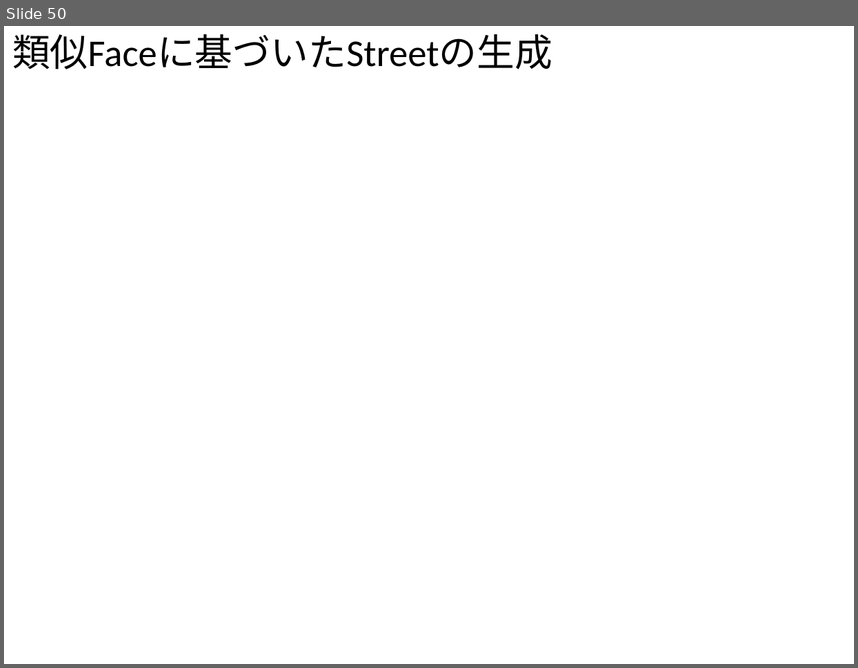
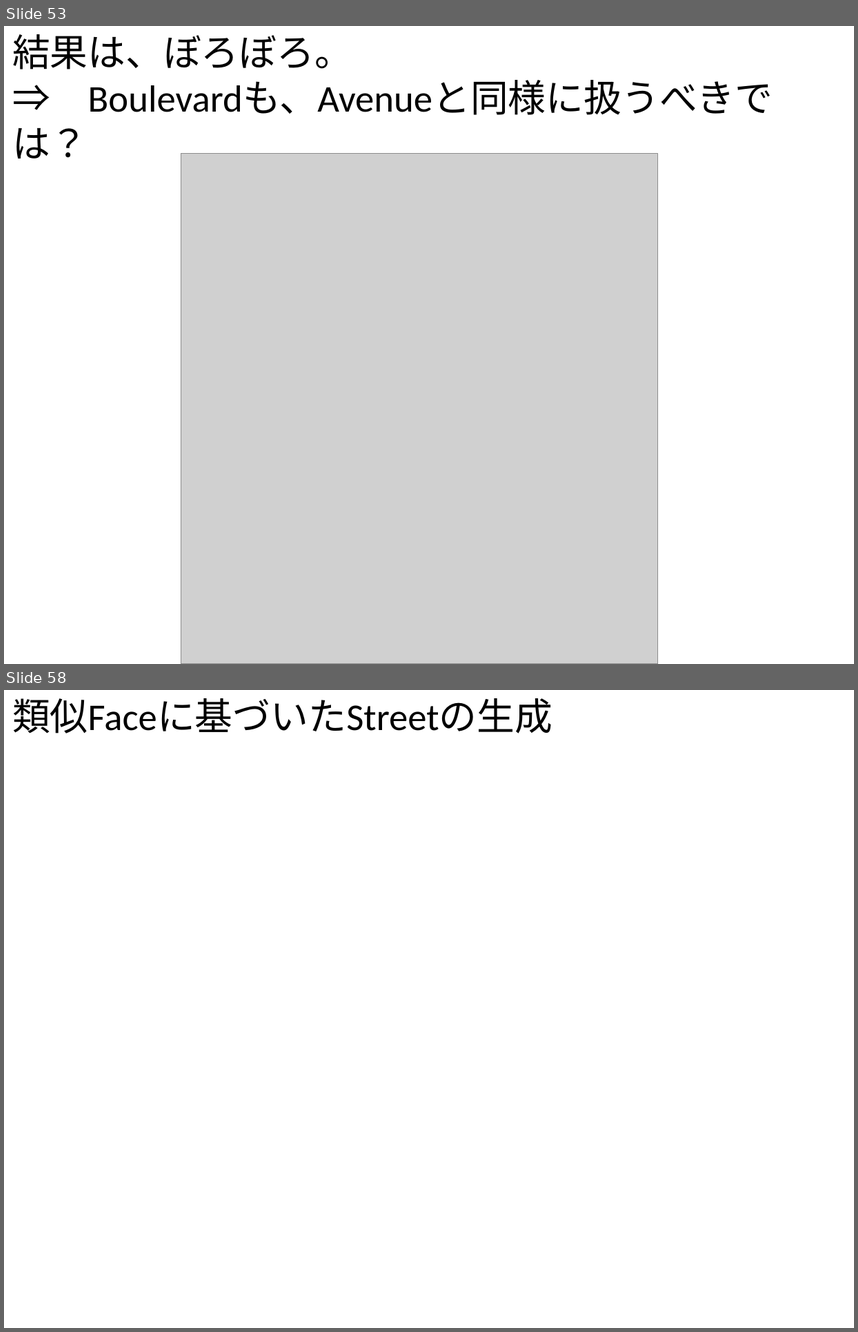
Before and after one commit to gnishida/RoadDesigner, a slide deck: RoadDesigner.pptx. Shown one above the other, each under a label of ours: slide 50 before the commit, slides 53 and 58 after it; the slides between them are not shown. The pictures are 858x668 and 858x1332 pixels, drawn with LibreOffice and Linux fonts; fonts in the diff are those of the drawing; grey boxes stand for pictures. Boxes give left, top, right and bottom in pixels: in the first picture for what was removed or moved away, otherwise in the second. Text is boxed around its words. In the diff, an @@ line names an element or a change of style, - is before the commit and + after.

```diff
--- a/RoadDesigner.pptx
+++ b/RoadDesigner.pptx
@@ slide 53 added at [4, 26, 854, 664], background #FFFFFF @@
@@ text added at [12, 34, 773, 115], 32 pt, text #000000 @@
+結果は、ぼろぼろ。
+⇒ Boulevardも、Avenueと同様に扱うべきでは？
@@ picture added at [181, 154, 657, 664] @@
@@ what was slide 50 is now slide 58 @@
```
Also in this commit, not shown: 7 other slides added, 6 other files.
